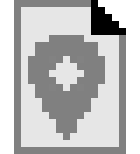
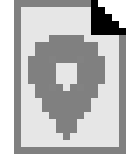
Layered file, before and after one edit (140x154). Changes by layer:
painted on "Layer" over left=49, top=56, right=84, bottom=77
